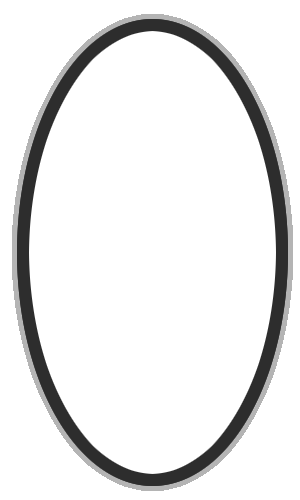
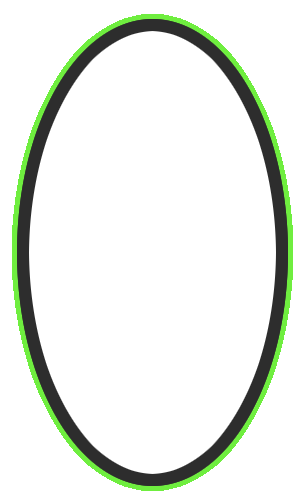
Two versions of the same layered image (300px x 500px). Layer-by-layer changes:
added layer "Camada #5" above "Camada #4" over (12, 14, 293, 491)
